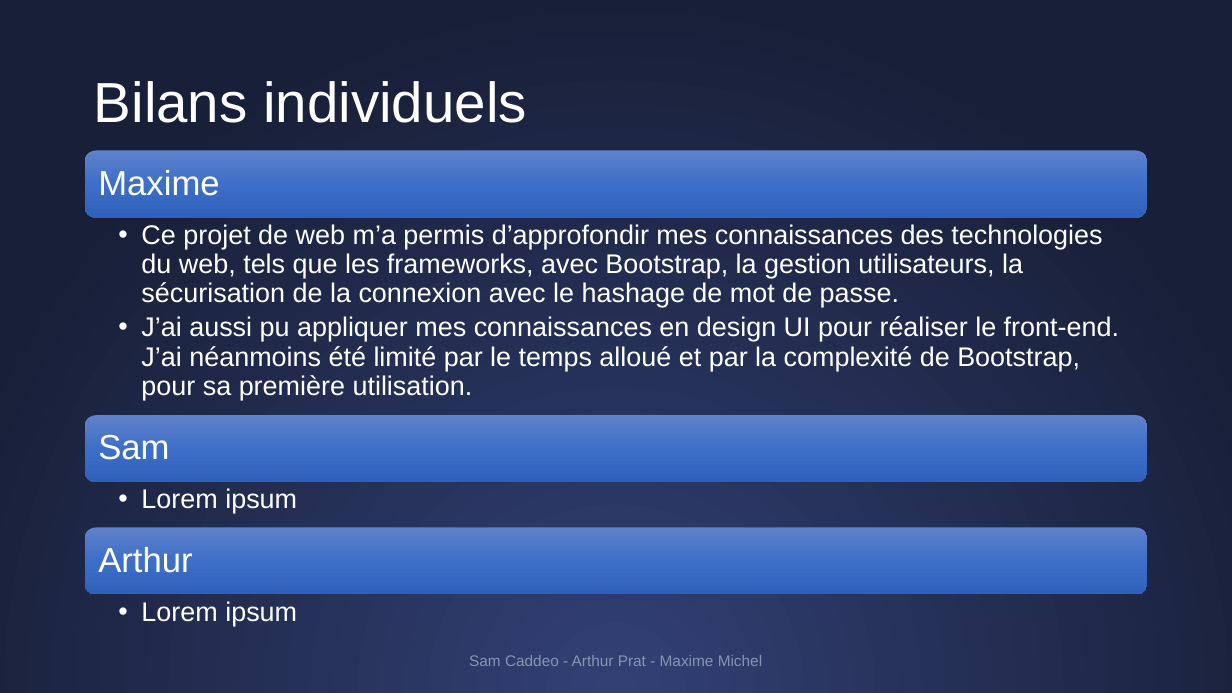
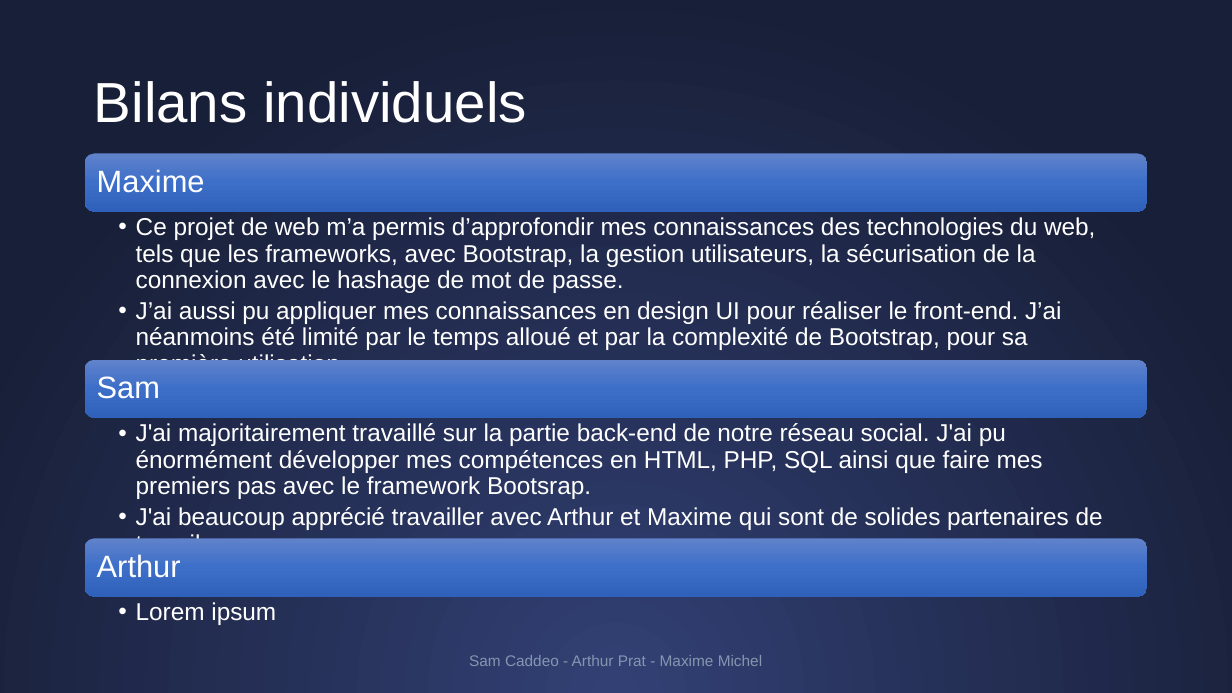
Before and after one commit to Egglestron/ProjetWebING3, a slide deck: slide 9 of KonnectedFinal.pptx. Drawn at 1232x693 pixels with LibreOffice and Linux fonts; fonts in the diff are those of the drawing. Boxes give left, top, right and bottom in pixels: in the first picture for what was removed or moved away, otherwise in the second. Text is boxed around its words. In the diff, an @@ line names an element or a change of style, - is before the commit and + after.

Commit message:
Bilan Sam et bilan collectif ppt

```diff
--- a/KonnectedFinal.pptx
+++ b/KonnectedFinal.pptx
@@ rounded rectangle: place and size @@
-rounded rectangle at <box>85,151,1148,218</box>
+rounded rectangle at <box>85,153,1148,212</box>
@@ text "Ce projet de web m’a ..." at <box>136,217,1095,360</box>: size 21 to 19 pt; indent changed @@
@@ rounded rectangle: place and size @@
-rounded rectangle at <box>85,415,1148,482</box>
+rounded rectangle at <box>85,360,1148,418</box>
@@ size 27 to 24 pt; less space between paragraphs in 3 elements at <box>97,169,205,193</box>, <box>97,554,181,577</box>, <box>97,376,160,399</box> @@
@@ text "Sam": place and size @@
-text "Sam" at <box>98,435,169,460</box>
+text "Sam" at <box>97,376,160,399</box>
@@ text added at <box>136,423,1103,530</box>, 19 pt, text #FFFFFF @@
+  • J'ai majoritairement travaillé sur la partie back-end de notre réseau social. J'ai pu énormément développer mes compétences en HTML, PHP, SQL ainsi que faire mes premiers pas avec le framework Bootsrap.
+  • J'ai beaucoup apprécié travailler avec Arthur et Maxime qui sont de solides partenaires de travail.
@@ text removed at <box>141,488,297,514</box> @@
-  • Lorem ipsum
@@ rounded rectangle: place and size @@
-rounded rectangle at <box>85,528,1148,595</box>
+rounded rectangle at <box>85,539,1148,597</box>
@@ text "Arthur": place and size @@
-text "Arthur" at <box>98,547,192,573</box>
+text "Arthur" at <box>97,554,181,577</box>
@@ text "Lorem ipsum" at <box>136,602,276,625</box>: size 21 to 19 pt; indent changed @@
```
Also in this commit, not shown: 1 other slide changed.
